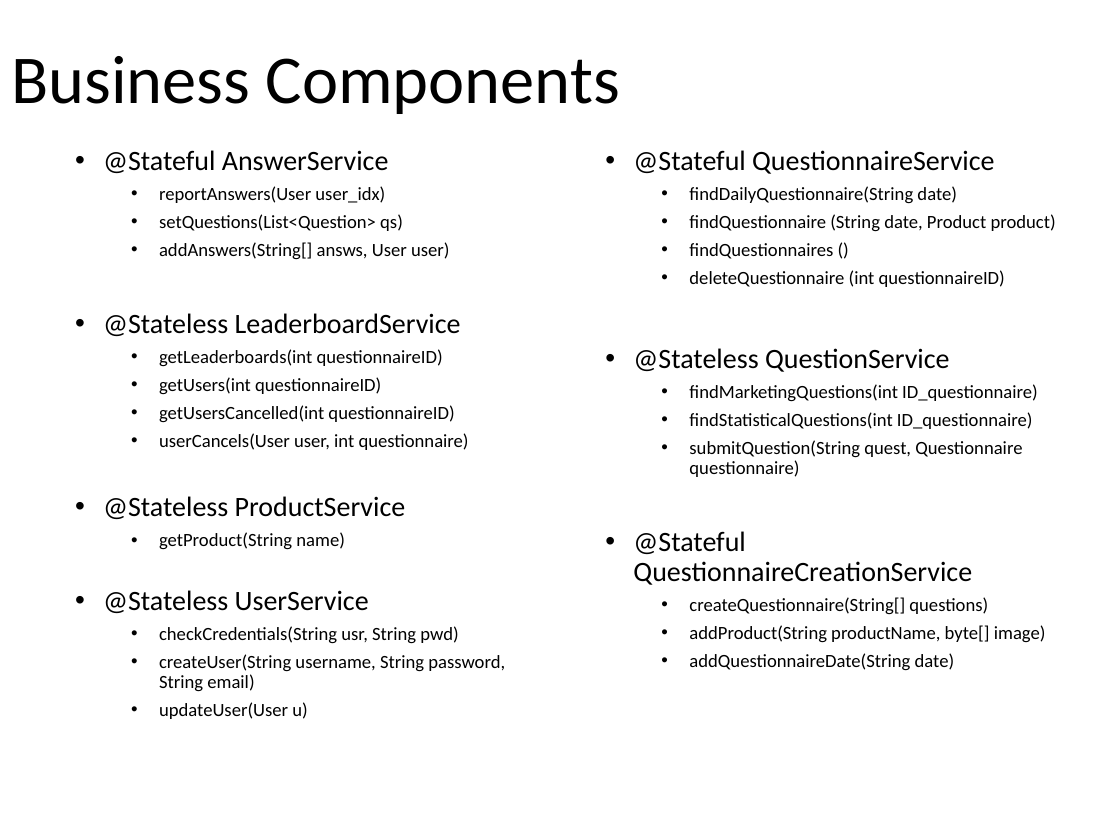
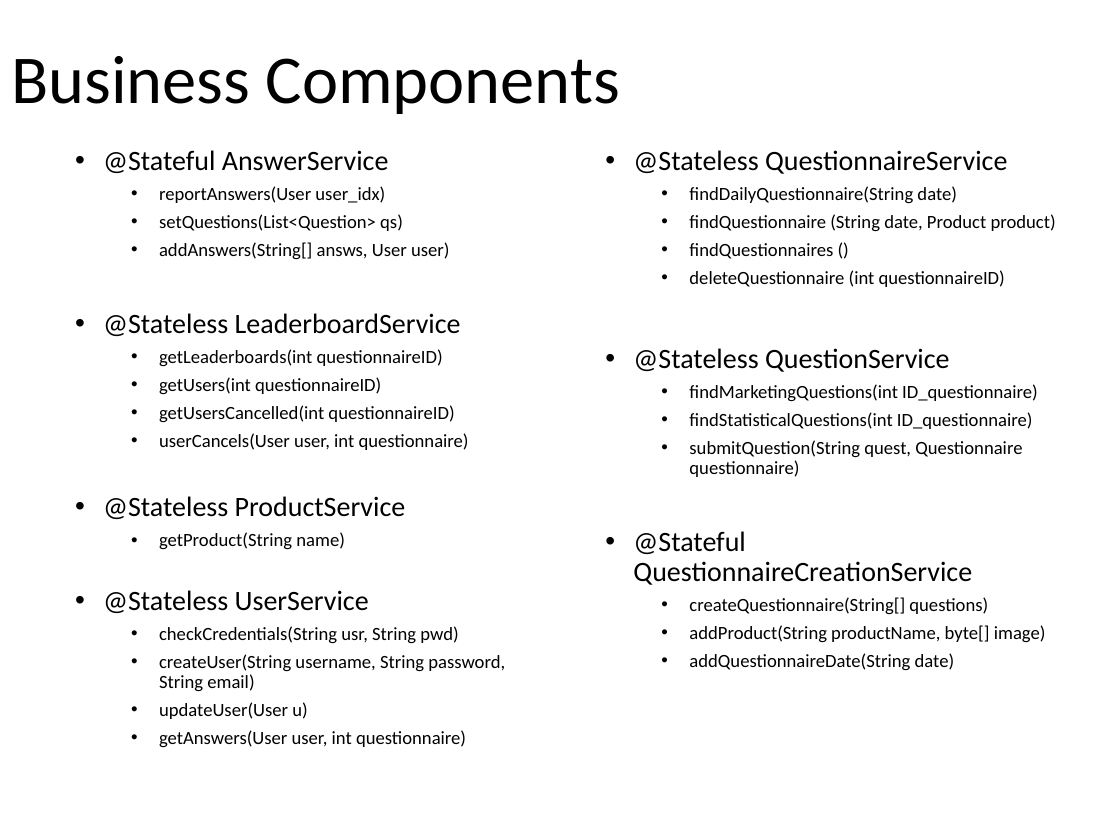
Before and after one commit to MatteoMakovec/GamifiedMarketingApplication, a slide deck: slide 34 of gamified_marketing_application.pptx. Drawn at 1120x840 pixels with LibreOffice and Linux fonts; fonts in the diff are those of the drawing. Boxes give left, top, right and bottom in pixels: in the first picture for what was removed or moved away, otherwise in the second. Text is boxed around its words. In the diff, an @@ line names an element or a change of style, - is before the commit and + after.

```diff
--- a/gamified_marketing_application.pptx
+++ b/gamified_marketing_application.pptx
@@ text at (633, 150, 1007, 174): text changed @@
-  • @Stateful QuestionnaireService
+  • @Stateless QuestionnaireService
@@ text at (159, 730, 466, 748): paragraph added @@
+    • getAnswers(User user, int questionnaire)
```
Also in this commit, not shown: 3 other slides changed.
